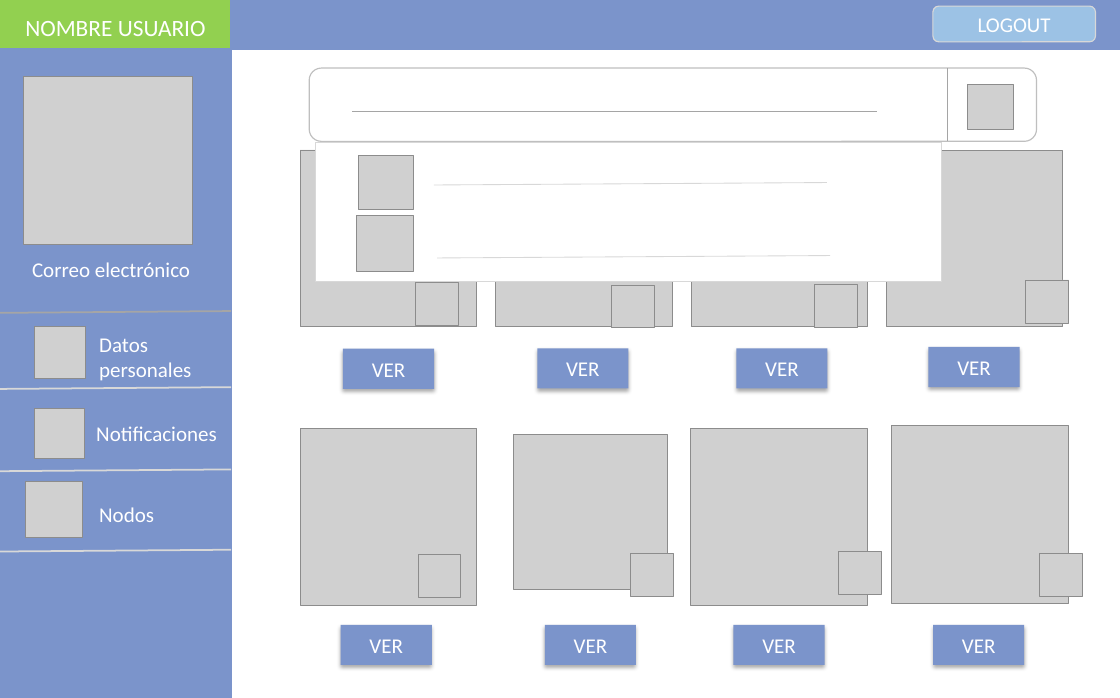
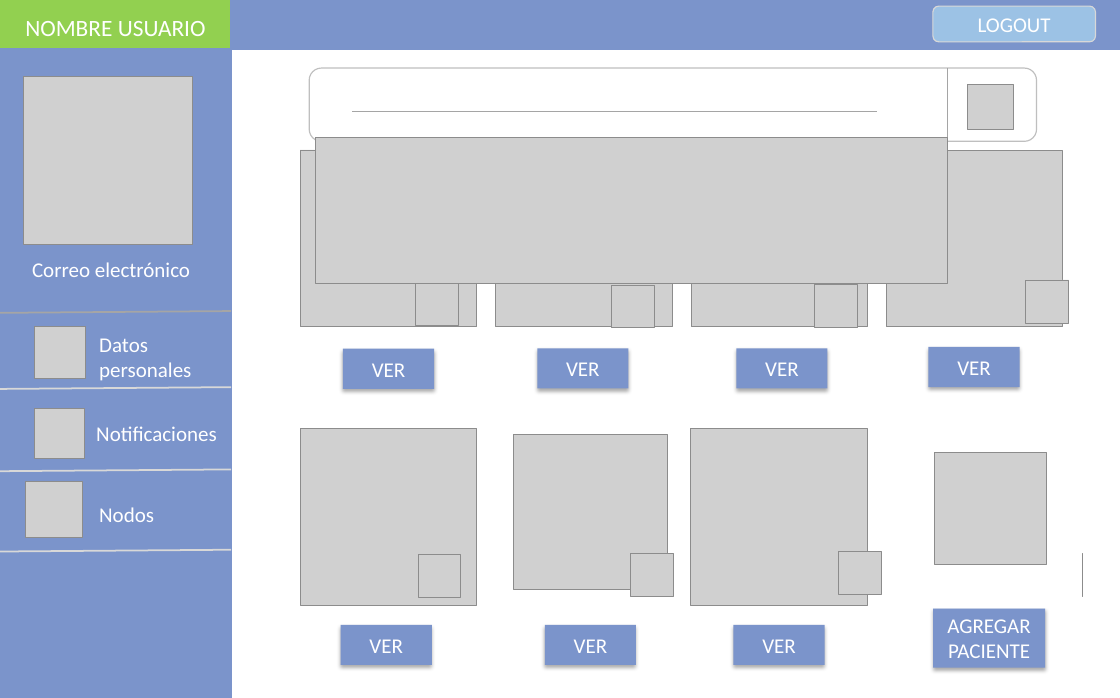
Before and after one commit to GabSaldana/TT_1, a slide deck: slide 15 of Interfaces/interfaces.pptx.pptx (slide 14 before the commit). Drawn at 1120x698 pixels with LibreOffice and Linux fonts; fonts in the diff are those of the drawing; grey boxes stand for pictures. Boxes give left, top, right and bottom in pixels: in the first picture for what was removed or moved away, otherwise in the second. Text is boxed around its words. In the diff, an @@ line names an element or a change of style, - is before the commit and + after.

```diff
--- a/Interfaces/interfaces.pptx.pptx
+++ b/Interfaces/interfaces.pptx.pptx
@@ rectangle removed at (x1=316, y1=143, x2=942, y2=281) @@
@@ picture added at (x1=316, y1=137, x2=948, y2=282) @@
@@ picture removed at (x1=359, y1=155, x2=413, y2=209) @@
@@ line removed from (434, 185) to (827, 182) @@
@@ picture removed at (x1=357, y1=216, x2=413, y2=272) @@
@@ line removed from (437, 258) to (830, 255) @@
@@ rectangle added at (x1=889, y1=423, x2=1082, y2=608), fill #FFFFFF @@
@@ picture removed at (x1=891, y1=426, x2=1069, y2=603) @@
@@ picture added at (x1=935, y1=452, x2=1047, y2=564) @@
@@ rectangle removed at (x1=933, y1=625, x2=1025, y2=665) @@
-VER
@@ rectangle added at (x1=933, y1=608, x2=1045, y2=668), fill #7B94CB, 18 pt, text #FFFFFF @@
+AGREGAR
+PACIENTE
```
Also in this commit, not shown: 6 other slides changed, 8 slides added, 3 slides removed, 1 other file.
